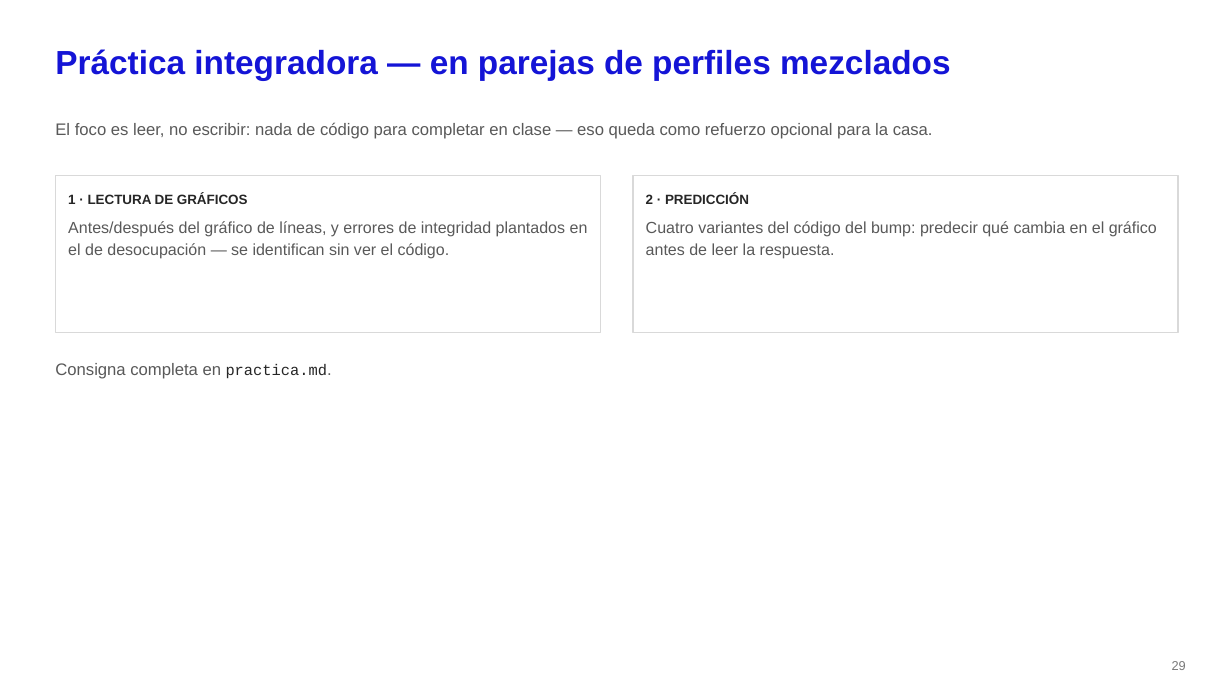
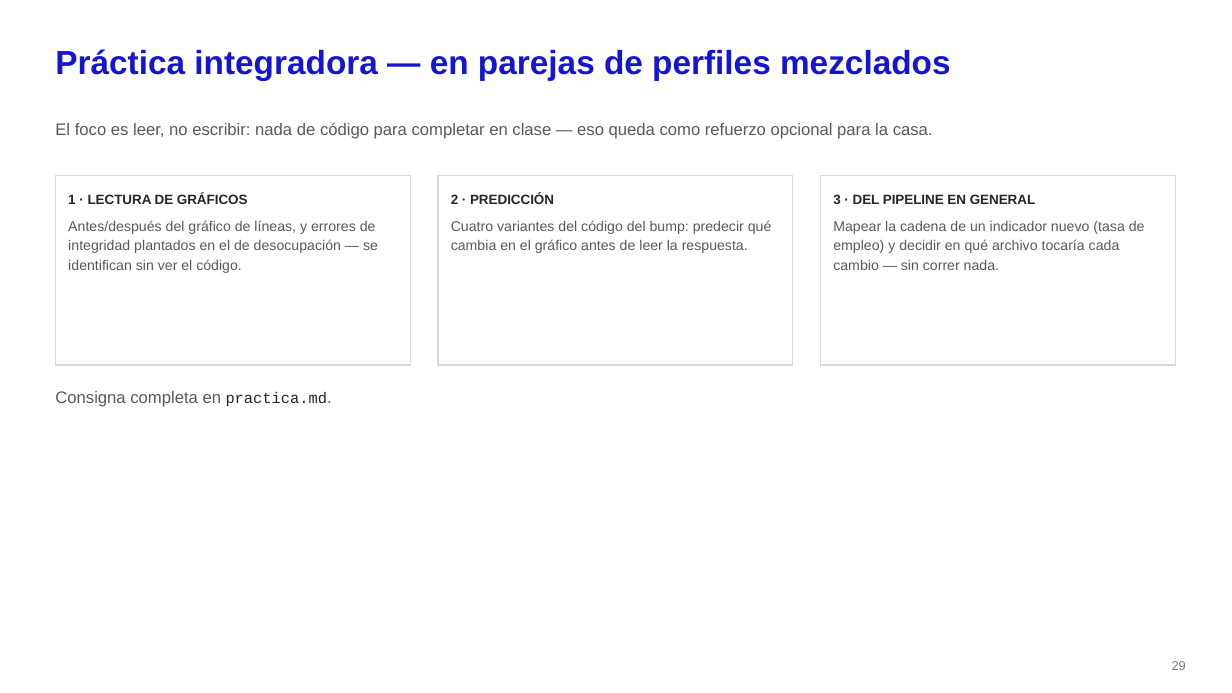
Before and after one commit to gefero/fundar_la_rioja, a slide deck: slide 29 of clases/clase_3_pipeline_y_narrativa/Clase_3_Pipeline_y_narrativa.pptx. Drawn at 1232x693 pixels with LibreOffice and Linux fonts; fonts in the diff are those of the drawing. Boxes give left, top, right and bottom in pixels: in the first picture for what was removed or moved away, otherwise in the second. Text is boxed around its words. In the diff, an @@ line names an element or a change of style, - is before the commit and + after.

```diff
--- a/clases/clase_3_pipeline_y_narrativa/Clase_3_Pipeline_y_narrativa.pptx
+++ b/clases/clase_3_pipeline_y_narrativa/Clase_3_Pipeline_y_narrativa.pptx
@@ rectangle "1 · LECTURA DE GRÁFICOS": place and size @@
-rectangle "1 · LECTURA DE GRÁFICOS" at box(55, 176, 601, 333)
+rectangle "1 · LECTURA DE GRÁFICOS" at box(55, 176, 410, 365)
@@ rectangle "2 · PREDICCIÓN": place and size @@
-rectangle "2 · PREDICCIÓN" at box(633, 176, 1178, 333)
+rectangle "2 · PREDICCIÓN" at box(438, 176, 793, 365)
@@ rectangle added at box(821, 176, 1176, 365), fill #FFFFFF, outline #D9D9D9 1 pt, 11 pt, text #595959 @@
+3 · DEL PIPELINE EN GENERAL
+Mapear la cadena de un indicador nuevo (tasa de empleo) y decidir en qué archivo tocaría cada cambio — sin correr nada.
@@ text in rectangle at box(68, 220, 378, 273): size 12.5 to 11 pt in "Antes/después del gráfico de líneas, y errores ..." @@
@@ text in rectangle at box(451, 220, 772, 253): size 12.5 to 11 pt in "Cuatro variantes del código del bump: predecir ..." @@
@@ text "Consigna completa en practica.md.": place and size @@
-text "Consigna completa en practica.md." at box(55, 363, 328, 379)
+text "Consigna completa en practica.md." at box(55, 391, 328, 407)
```
Also in this commit, not shown: 6 other files.
